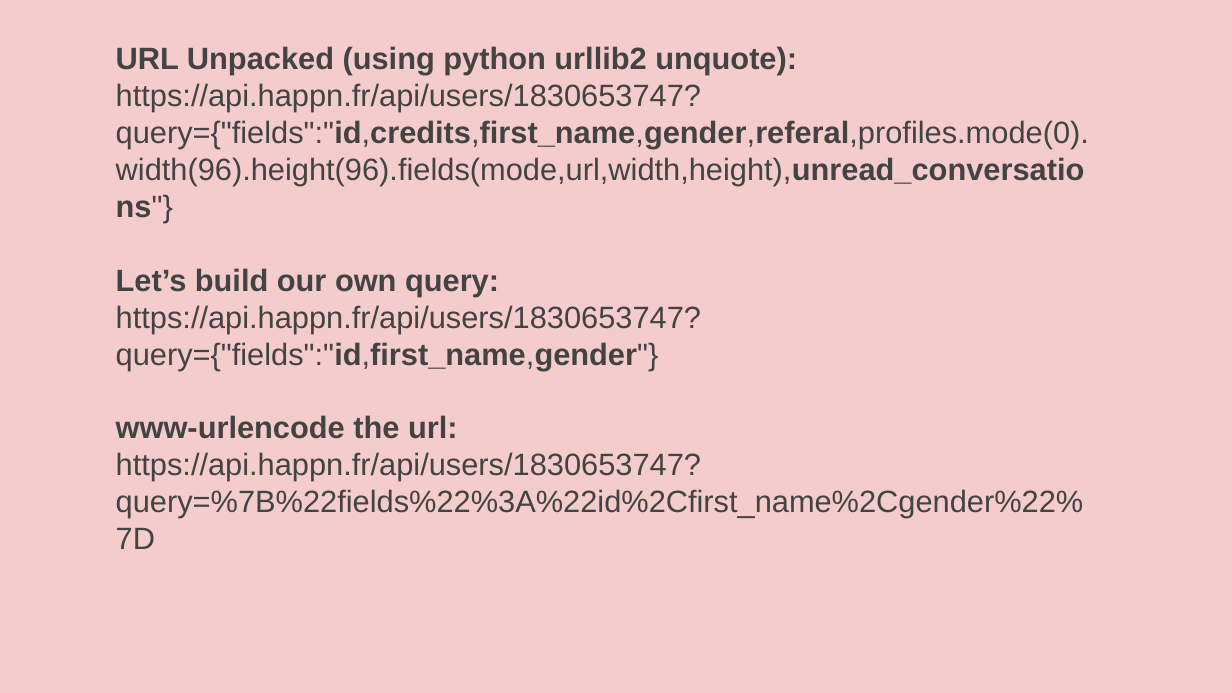
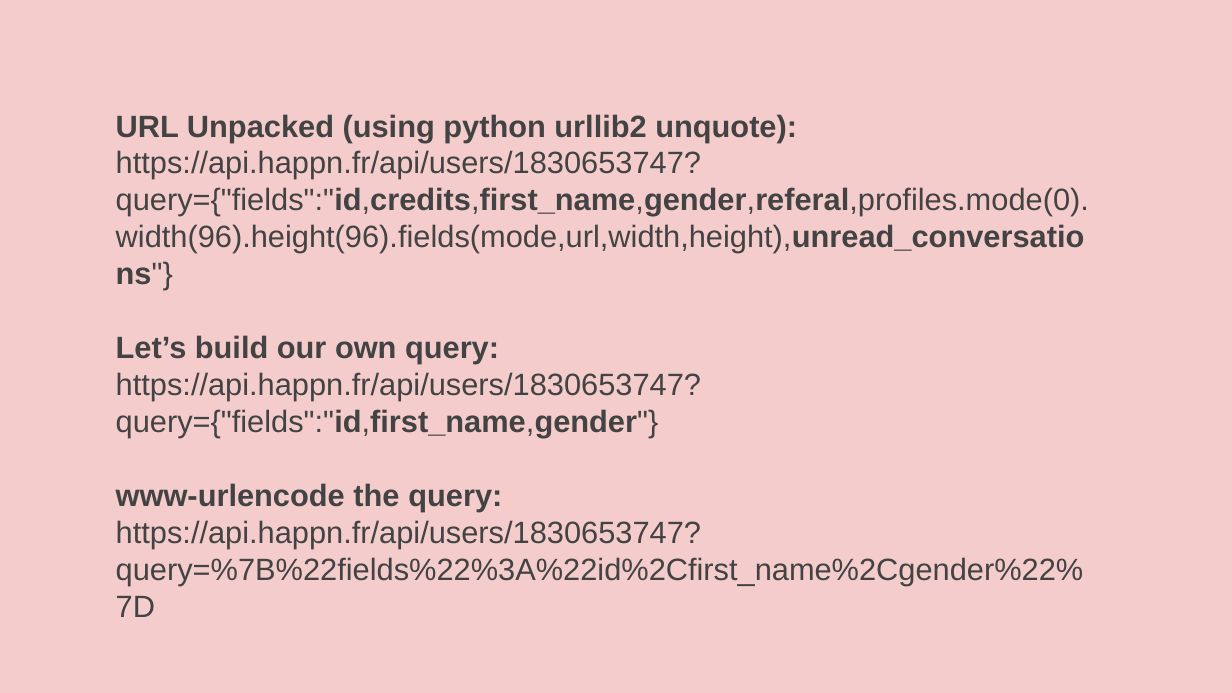
Before and after one commit to rickhousley/creepr, a slide deck: slide 13 of docs/slides.pptx. Drawn at 1232x693 pixels with LibreOffice and Linux fonts; fonts in the diff are those of the drawing. Boxes give left, top, right and bottom in pixels: in the first picture for what was removed or moved away, otherwise in the second. Text is boxed around its words. In the diff, an @@ line names an element or a change of style, - is before the commit and + after.

```diff
--- a/docs/slides.pptx
+++ b/docs/slides.pptx
@@ text "URL Unpacked (using python urllib2 ...": place and size @@
-text "URL Unpacked (using python urllib2 ..." at [116,46,1089,549]
+text "URL Unpacked (using python urllib2 ..." at [116,114,1089,617]
@@ text at [116,483,502,512]: text changed @@
-www-urlencode the url:
+www-urlencode the query:
```
Also in this commit, not shown: 2 other slides changed, 5 slides added, 1 slide removed, 2 other files.
